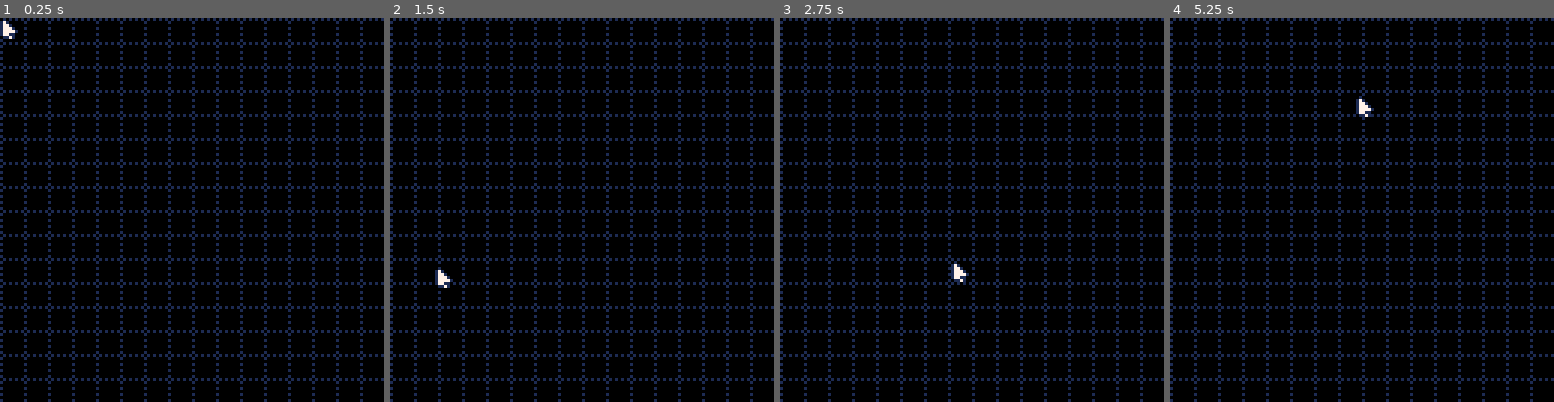
Above: before the commit, frames 1-4 (left to right).
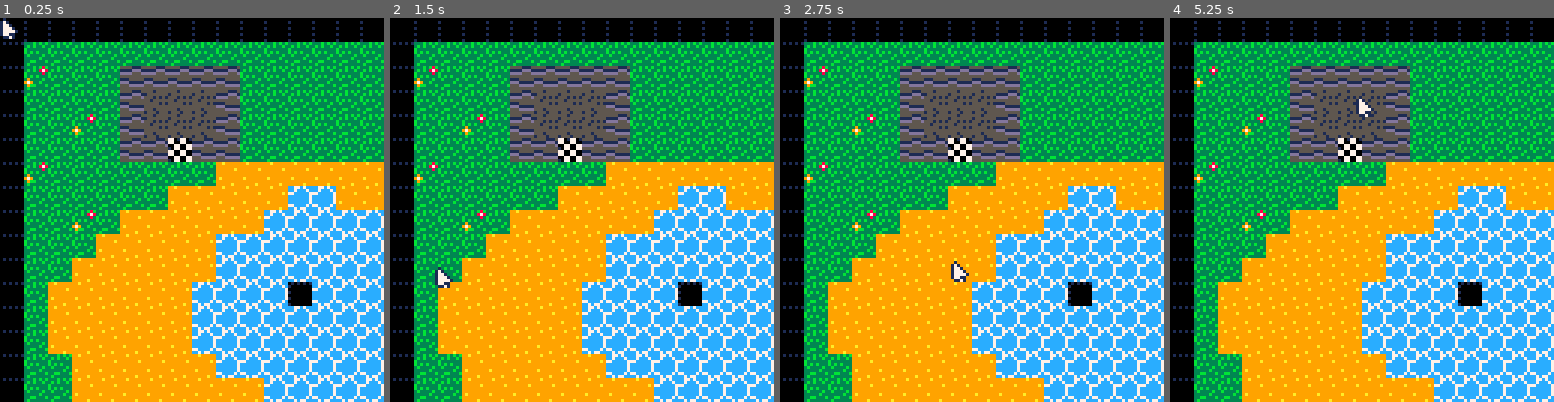
Above: after the commit, the same moments.

Repository: Jackamikaz/pico8fun
Game: PICO-8 cartridge rc/rc.p8
Same seed, same stepped clock (60 frames per second), same inputs: the game is played once before the commit and once after it.
Inputs (mouse positions are in pixels of both pictures, inside the frame that each line leads up to):
- Up to frame 1 (0.25 s): no input
- Up to frame 2 (1.5 s): tap X (X key) at 0.33, 1.07 s; click (670, 121) at 0.67 s; tap O (Z key) at 0.7 s; click (436, 267) at 1.22 s
- Up to frame 3 (2.75 s): hold Right 1.6-2.1 s; tap O (Z key) at 1.7, 2.1, 2.5 s; click (887, 114) at 1.77 s; tap X (X key) at 1.85 s; hold Up 2.15-2.42 s; click (952, 259) at 2.32 s; hold Right from 2.47 s (still down)
- Up to frame 4 (5.25 s): click (1404, 106) at 2.87 s; tap O (Z key) every 0.4 s from 2.9 to 4.9 s; tap X (X key) at 2.97, 4.08, 5.2 s; release Right at 3.03 s; hold Left 3.08-3.58 s; click (1465, 256) at 3.42 s; hold Down 3.63-3.97 s; click (1231, 102) at 3.97 s; hold Right 4.02-4.68 s; click (1292, 248) at 4.52 s; hold Up 4.73-5.03 s; click (1354, 94) at 5.07 s; hold Left from 5.08 s (still down)

The runs differ from the first frame. In frame 1, 88% of the frame differs, in the area x 0-100%, y 0-100%; in frame 2, 88%; in frame 3, 88%; in frame 4, 88%.

Commit message:
Editor start
Added an input file to help for mouse control

Diff:
--- a/rc/editor.lua
+++ b/rc/editor.lua
@@ -1,17 +1,37 @@
+
+
+editcam = newvector()
+
 function editorupdate()
+  mousesupport()
 
+  if (mbtn(2)) editcam -= getrelmouse()
 end
 
 function editordraw()
   cls()
-  camera(0,0)
 
   fillp(0b1010010110100101)
   color(1)
-  for x=0,127,8 do
+  for i=0,127,8 do
+    local x=i+8-editcam.x%8
+    local y=i+8-editcam.y%8
     line(x,0,x,127)
-    line(0,x,127,x)
+    line(0,y,127,y)
   end
 
-  spr(32,stat(32),stat(33))
+  local ex,ey = editcam:unpack()
+  camera(ex,ey)
+  ex,ey = ex\8,ey\8
+  for x=ex,ex+16 do
+    for y=ey,ey+16 do
+      local lm=luamap(x,y)
+      if lm and lm.floors then
+        spr(lm.floors[2],x*8,y*8)
+      end
+    end
+  end
+
+  camera(0,0)
+  spr(32,mousepos:unpack())
 end
--- /dev/null
+++ b/rc/input.lua
@@ -0,0 +1,33 @@
+--button press as number
+function btnn(b)
+  return tonum(btn(b))
+end
+
+--mouse support utils
+lastmousestate = 0
+currentmousestate = 0
+lastmousepos = newvector()
+mousepos = newvector()
+function mousesupport()
+  lastmousestate = currentmousestate
+  currentmousestate = stat(34)
+  lastmousepos:copy(mousepos)
+  mousepos:set(stat(32),stat(33))
+end
+
+function mbtn(mb)
+  return (currentmousestate & 1 << mb) ~= 0
+end
+
+function mbtnp(mb)
+  return (currentmousestate & lastmousestate & 1 << mb) ~= 0
+end
+
+-- mouse position as a vector relative to screen position set by camera(x,y)
+function getlocalmouse()
+  return mousepos+newvector(peek2(0x5f28), peek2(0x5f2a))
+end
+
+function getrelmouse()
+  return mousepos-lastmousepos
+end
--- a/rc/rc.p8
+++ b/rc/rc.p8
@@ -3,8 +3,9 @@
 __lua__
 --gridcast project?
 --proof of concept
+#include vector.lua
 #include useful.lua
-#include vector.lua
+#include input.lua
 #include collision.lua
 #include math.lua
 #include player.lua
--- a/rc/useful.lua
+++ b/rc/useful.lua
@@ -9,11 +9,6 @@
   for i = 1, 15 do
     pal(i, rnd(15) + 1)
   end
-end
-
---button press as number
-function btnn(b)
-  return btn(b) and 1 or 0
 end
 
 --add several values to a table
--- a/rc/vector.lua
+++ b/rc/vector.lua
@@ -18,7 +18,8 @@
       self.y /= len
     end,
     copy=function(_ENV,r)
-      return newvector(x, y)
+      x = r.x
+      y = r.y
     end,
     unpack=function(_ENV)
       return x,y
